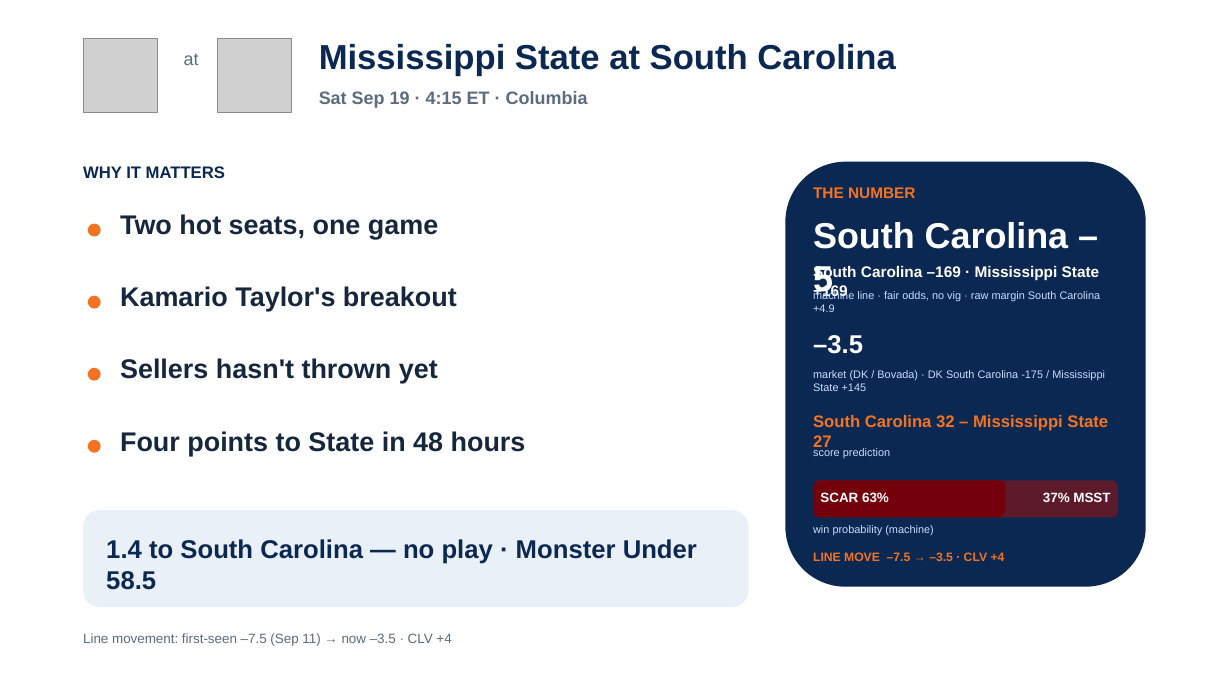
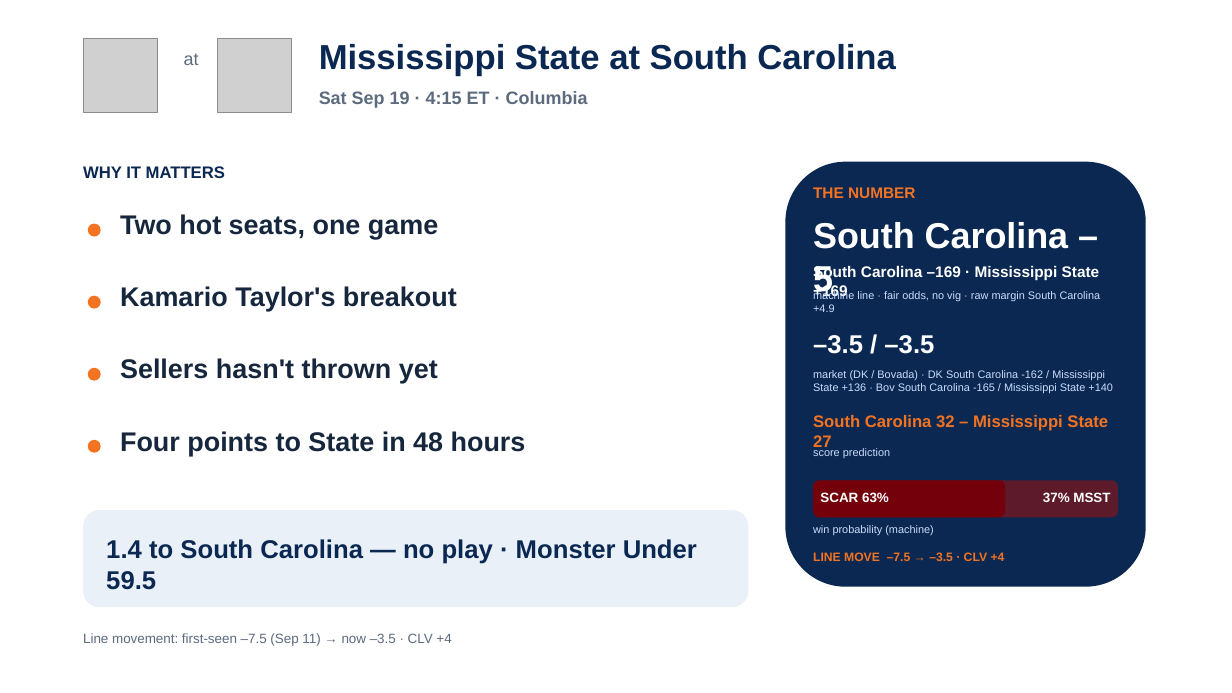
Before and after one commit to lucasalvarezflorida-lab/ncaa-fbs-analytics, a slide deck: slide 12 of decks/2026_Week3_Episode4.pptx. Drawn at 1232x693 pixels with LibreOffice and Linux fonts; fonts in the diff are those of the drawing; grey boxes stand for pictures. Boxes give left, top, right and bottom in pixels: in the first picture for what was removed or moved away, otherwise in the second. Text is boxed around its words. In the diff, an @@ line names an element or a change of style, - is before the commit and + after.

```diff
--- a/decks/2026_Week3_Episode4.pptx
+++ b/decks/2026_Week3_Episode4.pptx
@@ text at (813, 335, 934, 354): text changed @@
-–3.5
+–3.5 / –3.5
@@ text at (813, 370, 1113, 394): text changed @@
-market (DK / Bovada) · DK South Carolina -175 / Mississippi State +145
+market (DK / Bovada) · DK South Carolina -162 / Mississippi State +136 · Bov South Carolina -165 / Mississippi State +140
@@ text at (106, 539, 697, 590): text changed @@
-1.4 to South Carolina — no play · Monster Under 58.5
+1.4 to South Carolina — no play · Monster Under 59.5
```
Also in this commit, not shown: 6 other slides changed, 7 other files.
